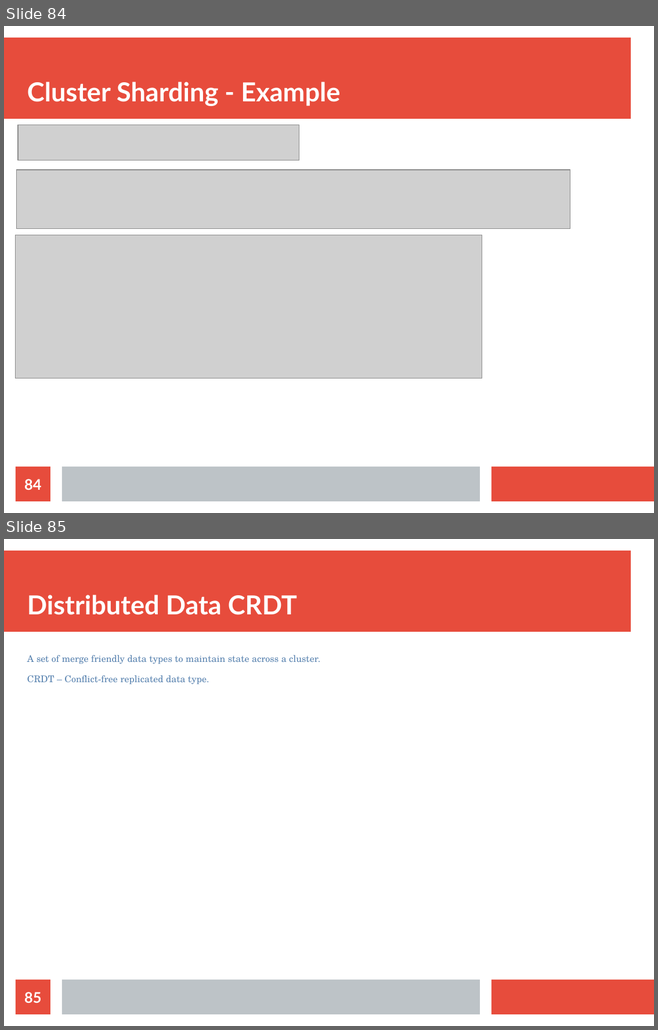
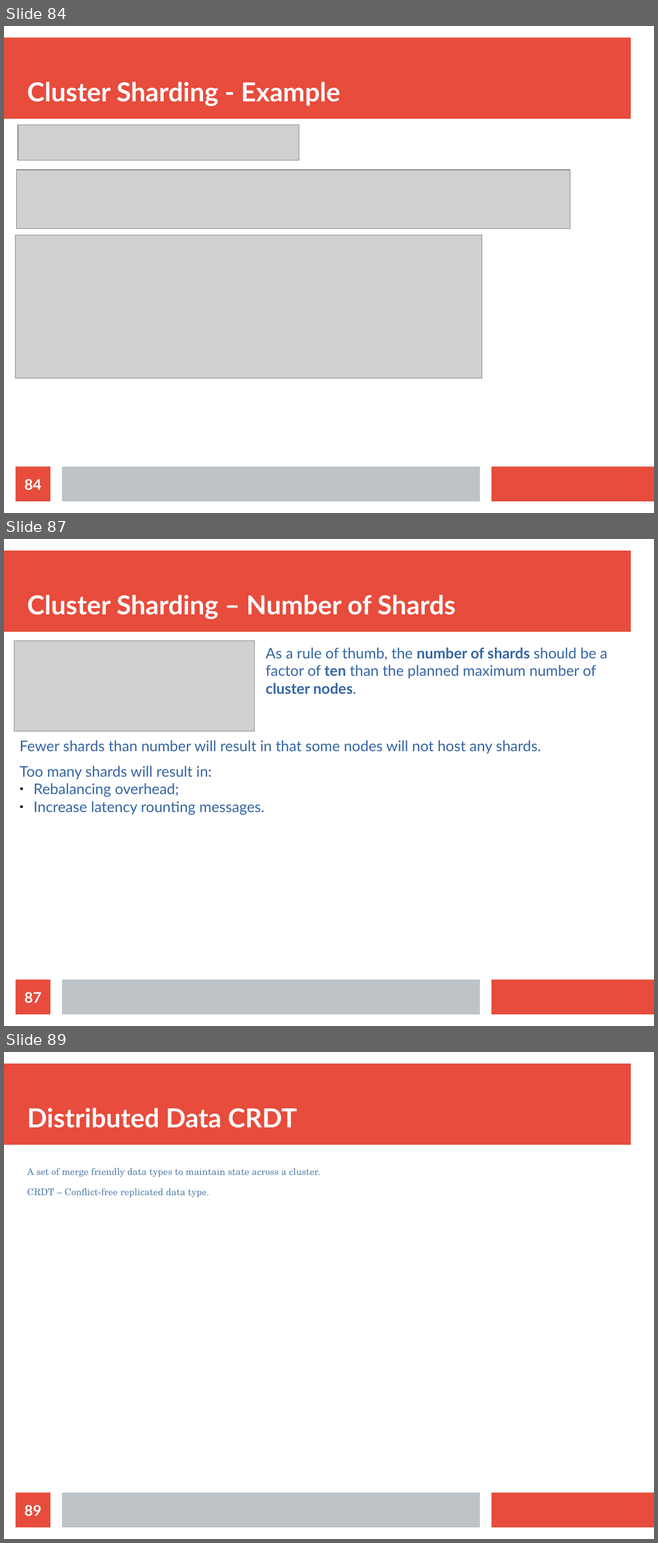
Before and after one commit to bytemania/akka-java-cluster, a slide deck: src/main/resources/res/presentation.odp. Shown one above the other, each under a label of ours: slides 84 and 85 before the commit, slides 84, 87 and 89 after it; the slides between them are not shown. The pictures are 658x1030 and 658x1543 pixels, drawn with LibreOffice and Linux fonts; fonts in the diff are those of the drawing; grey boxes stand for pictures. Boxes give left, top, right and bottom in pixels: in the first picture for what was removed or moved away, otherwise in the second. Text is boxed around its words. In the diff, an @@ line names an element or a change of style, - is before the commit and + after.

Commit message:
sharding persistence

```diff
--- a/src/main/resources/res/presentation.odp
+++ b/src/main/resources/res/presentation.odp
@@ slide 87 added at [4, 539, 654, 1026], background #FFFFFF; not listed: 3 template elements that a slide beside it also shows @@
@@ title added at [27, 595, 456, 619], 32 pt, text #FFFFFF, bold @@
+Cluster Sharding – Number of Shards
@@ picture added at [14, 641, 255, 731] @@
@@ text added at [266, 647, 607, 694], 18 pt, text #3465A4 @@
+As a rule of thumb, the number of shards should be a factor of ten than the planned maximum number of cluster nodes.
@@ text added at [20, 740, 541, 754], 18 pt, text #3465A4 @@
+Fewer shards than number will result in that some nodes will not host any shards.
@@ text added at [20, 766, 264, 815], 18 pt, text #3465A4 @@
+Too many shards will result in:
+● Rebalancing overhead;
+● Increase latency rounting messages.
@@ page number added at [16, 980, 50, 1015], fill #E74C3C, 18 pt, text #FFFFFF, bold @@
+87
@@ what was slide 85 is now slide 89 @@
@@ page number at [24, 1505, 41, 1516]: text changed @@
-85
+89
```
Also in this commit, not shown: 7 slides changed, 3 other slides added, 8 other files.
